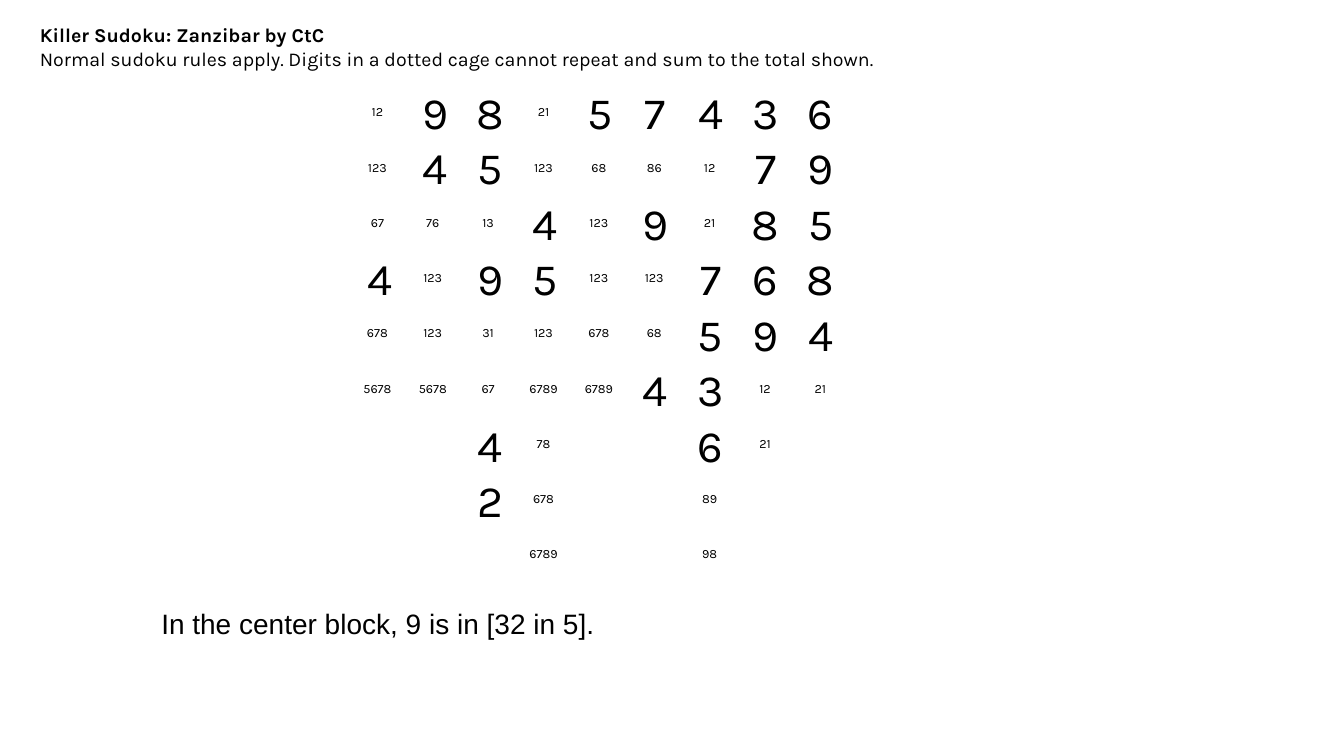
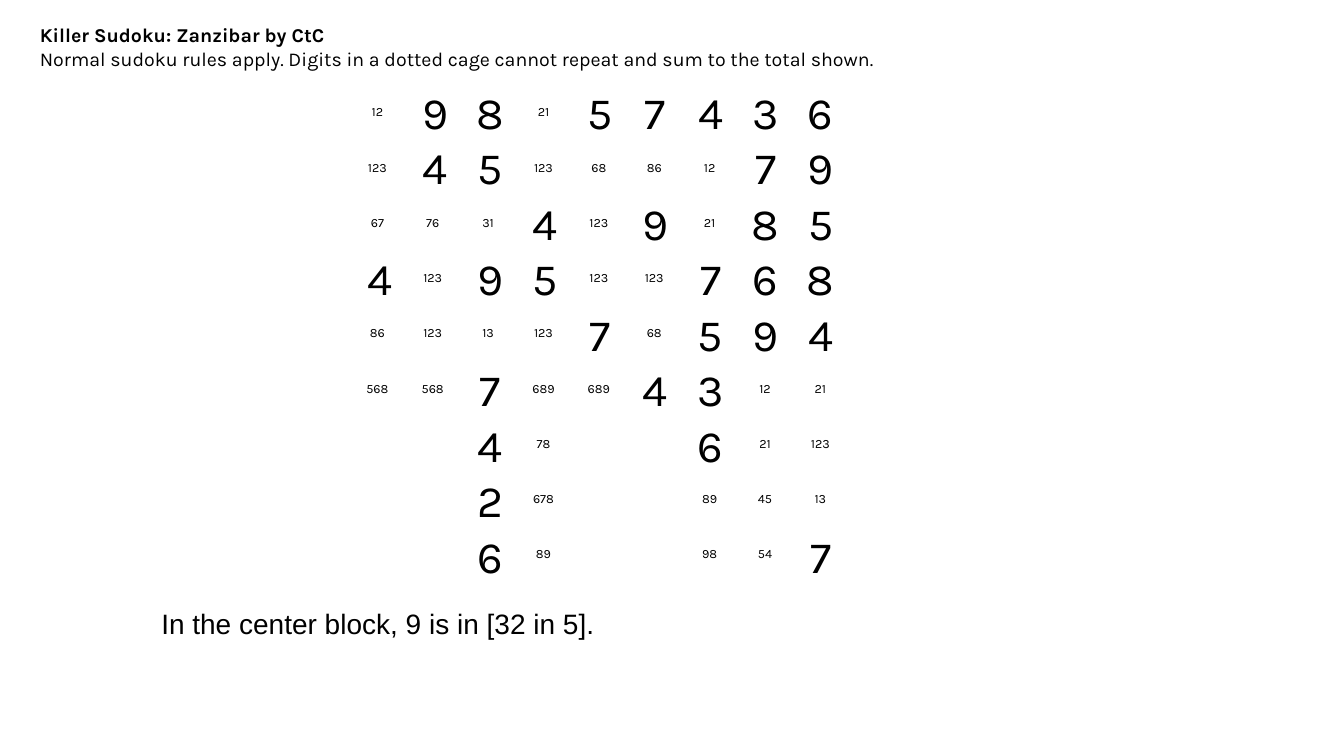
Before and after one commit to jhardis/WSJ_Number_Puzzles, a slide deck: slide 48 of 20261010_1.pptx (slide 41 before the commit). Drawn at 1344x756 pixels with LibreOffice and Linux fonts; fonts in the diff are those of the drawing; background and template pictures are left out. Boxes give left, top, right and bottom in pixels: in the first picture for what was removed or moved away, otherwise in the second. Text is boxed around its words. In the diff, an @@ line names an element or a change of style, - is before the commit and + after.

```diff
--- a/20261010_1.pptx
+++ b/20261010_1.pptx
@@ text "31": place and size @@
-text "31" at [482, 329, 494, 337]
+text "31" at [482, 219, 494, 227]
@@ text at [370, 329, 385, 337]: text changed @@
-678
+86
@@ text "13": place and size @@
-text "13" at [482, 219, 494, 227]
+text "13" at [482, 329, 494, 337]
@@ text at [590, 323, 611, 351]: text changed; size 9 to 32 pt @@
-678
+7
@@ text at [366, 385, 388, 393]: text changed @@
-5678
+568
@@ text at [422, 385, 444, 393]: text changed @@
-5678
+568
@@ text added at [480, 378, 501, 406], 32 pt, text #000000 @@
+7
@@ text removed at [482, 385, 495, 393] @@
-67
@@ text at [532, 385, 554, 393]: text changed @@
-6789
+689
@@ text at [588, 385, 610, 393]: text changed @@
-6789
+689
@@ text added at [811, 440, 830, 448], 9 pt, text #000000 @@
+123
@@ text added at [758, 495, 772, 503], 9 pt, text #000000 @@
+45
@@ text added at [815, 495, 827, 503], 9 pt, text #000000 @@
+13
@@ text added at [477, 544, 503, 574], 32 pt, text #000000 @@
+6
@@ text at [536, 550, 551, 558]: text changed @@
-6789
+89
@@ text added at [758, 550, 772, 558], 9 pt, text #000000 @@
+54
@@ text added at [810, 545, 831, 573], 32 pt, text #000000 @@
+7
```
Also in this commit, not shown: 41 other slides changed, 2 slides added, 2 slides removed.
